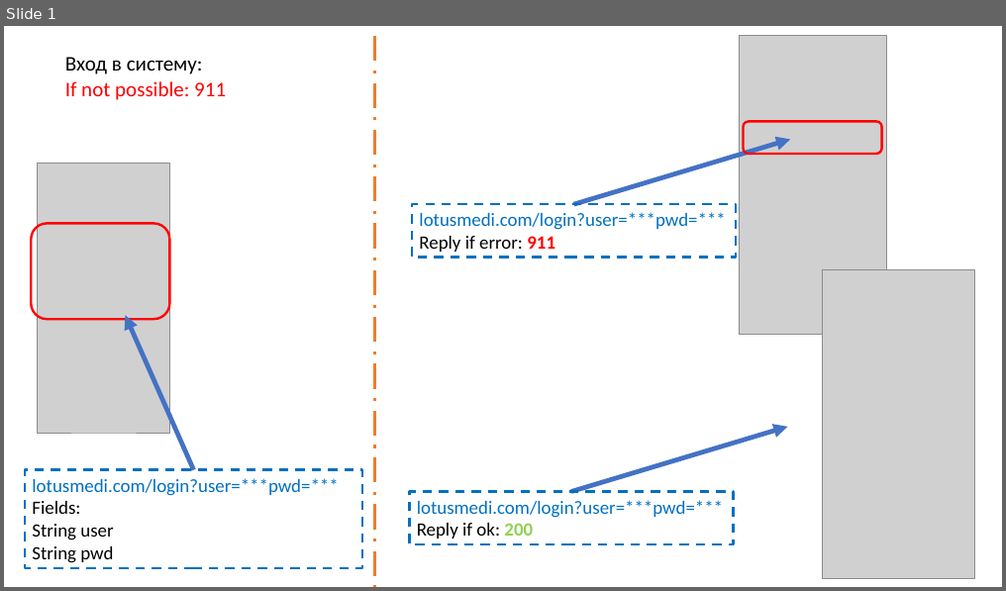
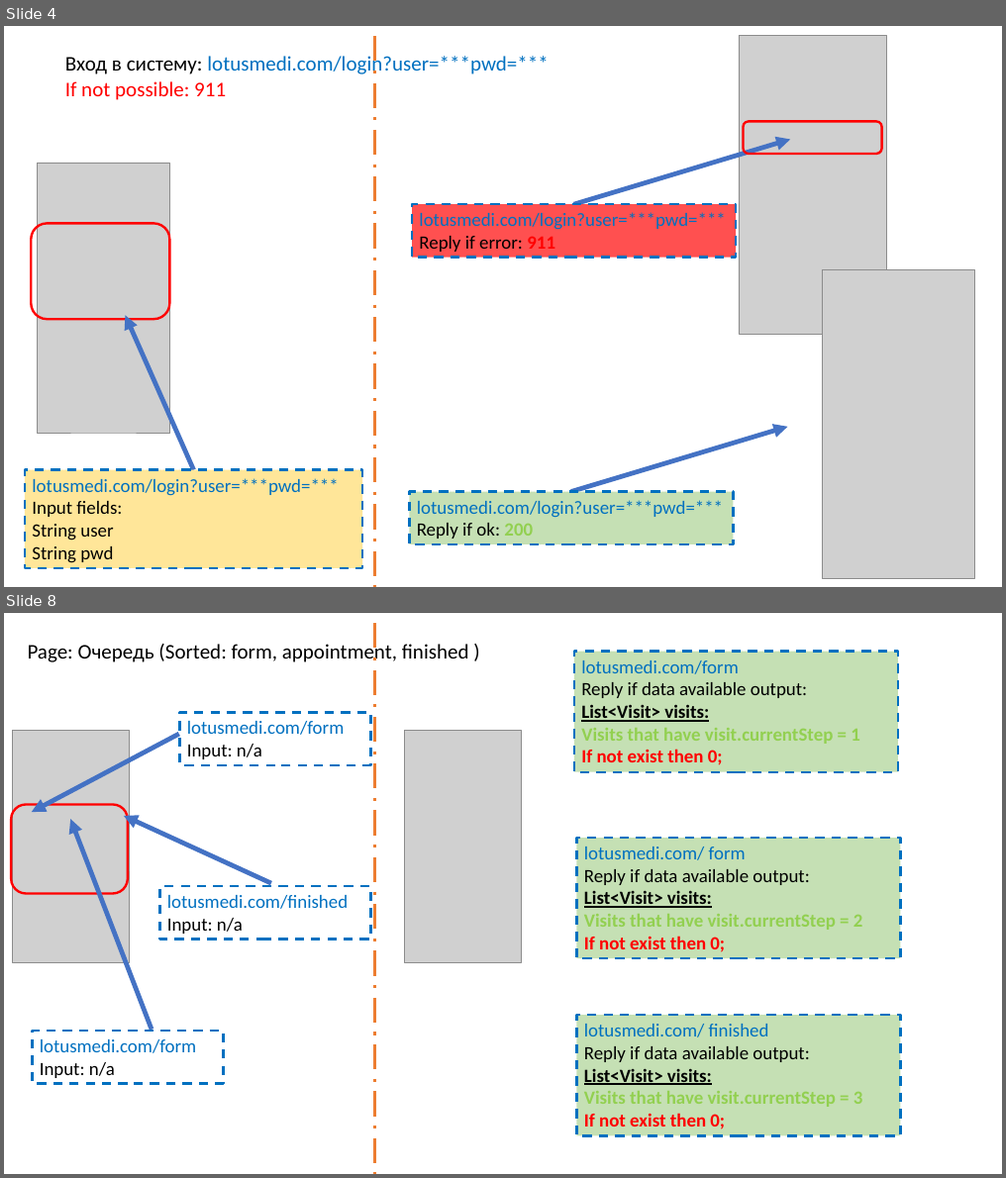
Before and after one commit to MarinaPak108/lotus, a slide deck: scenarioFlowChart.pptx. Shown one above the other, each under a label of ours: slide 1 before the commit, slides 4 and 8 after it; the slides between them are not shown. The pictures are 1006x591 and 1006x1178 pixels, drawn with LibreOffice and Linux fonts; fonts in the diff are those of the drawing; grey boxes stand for pictures. Boxes give left, top, right and bottom in pixels: in the first picture for what was removed or moved away, otherwise in the second. Text is boxed around its words. In the diff, an @@ line names an element or a change of style, - is before the commit and + after.

```diff
--- a/scenarioFlowChart.pptx
+++ b/scenarioFlowChart.pptx
@@ slide 8 added at [4, 613, 1002, 1174], background #FFFFFF @@
@@ text added at [28, 642, 469, 663], 20 pt, text #000000 @@
+Page: Очередь (Sorted: form, appointment, finished )
@@ line added from (375, 623) to (375, 1174), #ED7D31 3 pt dashed @@
@@ rectangle added at [574, 652, 899, 772], fill #C5E0B4, outline #0070C0 2.25 pt dashed, 18 pt, text #000000, bold @@
+lotusmedi.com/form
+Reply if data available output:
+List<Visit> visits:
+Visits that have visit.currentStep = 1
+If not exist then 0;
@@ picture added at [12, 731, 129, 963] @@
@@ rectangle added at [180, 713, 371, 765], outline #0070C0 2.25 pt dashed, 18 pt, text #0070C0 @@
+lotusmedi.com/form
+Input: n/a
@@ picture added at [405, 731, 522, 963] @@
@@ arrow added from (179, 735) to (32, 812), #4472C4 4.5 pt @@
@@ rounded rectangle added at [11, 805, 128, 894], outline #FF0000 2.25 pt @@
@@ arrow added from (152, 1030) to (70, 819), #4472C4 4.5 pt @@
@@ arrow added from (271, 883) to (124, 816), #4472C4 4.5 pt @@
@@ rectangle added at [576, 838, 901, 959], fill #C5E0B4, outline #0070C0 2.25 pt dashed, 18 pt, text #000000, bold @@
+lotusmedi.com/ form
+Reply if data available output:
+List<Visit> visits:
+Visits that have visit.currentStep = 2
+If not exist then 0;
@@ rectangle added at [159, 886, 371, 940], outline #0070C0 2.25 pt dashed, 18 pt, text #0070C0 @@
+lotusmedi.com/finished
+Input: n/a
@@ rectangle added at [576, 1015, 901, 1137], fill #C5E0B4, outline #0070C0 2.25 pt dashed, 18 pt, text #000000, bold @@
+lotusmedi.com/ finished
+Reply if data available output:
+List<Visit> visits:
+Visits that have visit.currentStep = 3
+If not exist then 0;
@@ rectangle added at [32, 1031, 223, 1084], outline #0070C0 2.25 pt dashed, 18 pt, text #0070C0 @@
+lotusmedi.com/form
+Input: n/a
@@ what was slide 1 is now slide 4 @@
@@ slide 4 changed as well @@
@@ text at [65, 54, 548, 75]: text changed; text colour #000000 to #0070C0 @@
-Вход в систему:
+Вход в систему: lotusmedi.com/login?user=***pwd=***
@@ rectangle "lotusmedi.com/login?user=***pwd=***" at [412, 204, 737, 258]: fill none to #FF5050 @@
@@ rectangle "lotusmedi.com/login?user=***pwd=***" at [25, 470, 362, 568]: fill none to #FFE699 @@
@@ rectangle "lotusmedi.com/login?user=***pwd=***" at [410, 491, 734, 545]: fill none to #C5E0B4 @@
@@ text in rectangle at [32, 501, 122, 517]: text changed @@
-Fields:
+Input fields:
```
Also in this commit, not shown: 1 other slide changed, 9 other slides added, 1 other file.
